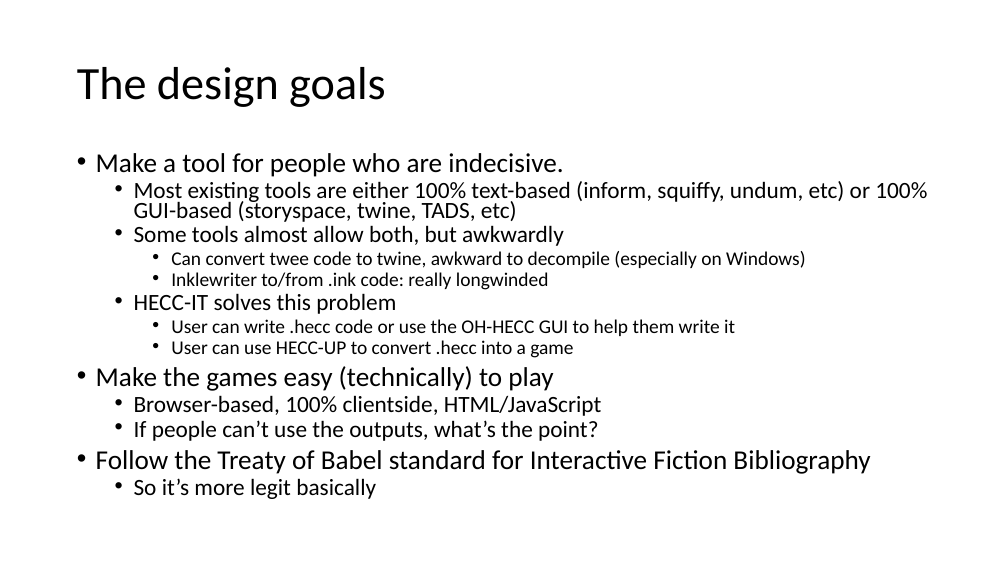
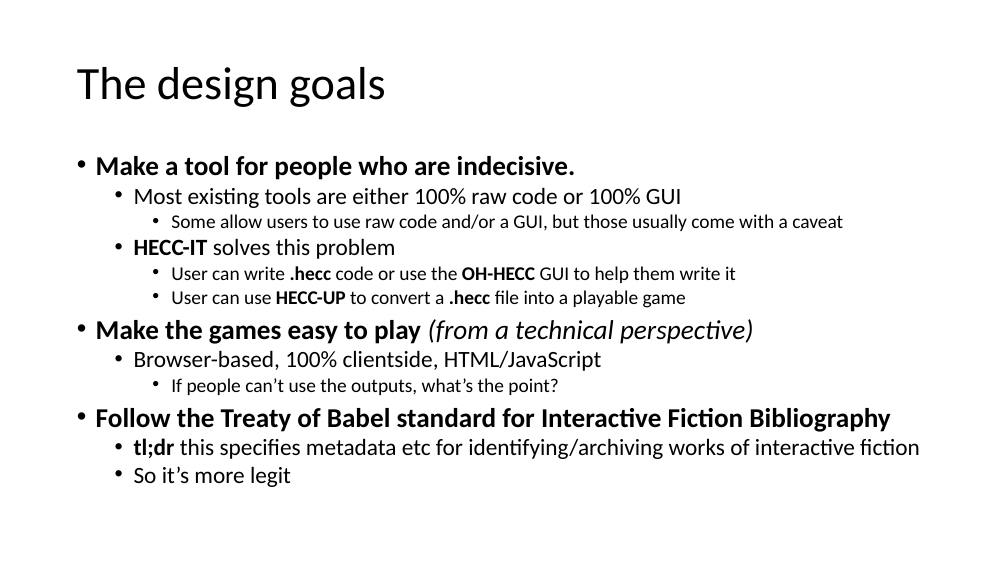
Before and after one commit to 11BelowStudio/HECC-IT, a slide deck: slide 5 of Reports n such/Week 11 Presentation.pptx (slide 3 before the commit). Drawn at 1008x567 pixels with LibreOffice and Linux fonts; fonts in the diff are those of the drawing. Boxes give left, top, right and bottom in pixels: in the first picture for what was removed or moved away, otherwise in the second. Text is boxed around its words. In the diff, an @@ line names an element or a change of style, - is before the commit and + after.

```diff
--- a/Reports n such/Week 11 Presentation.pptx
+++ b/Reports n such/Week 11 Presentation.pptx
@@ text at bbox=[96, 156, 890, 432]: bold on in "Make a tool for people who are ...", "HECC-IT", ".hecc OH-HECC", "Follow the Treaty of Babel standard for ..."; size 22.2 to 18.5 pt in "If people can’t use the outputs, what’s ..."; line spacing 0.7 to 0.8; list level 2 to 3 in "If people can’t use the ..." @@
@@ text at bbox=[134, 187, 843, 231]: text changed; size 22.2 to 18.5 pt @@
-  • Most existing tools are either 100% text-based (inform, squiffy, undum, etc) or 100% GUI-based (storyspace, twine, TADS, etc)
-  • Some tools almost allow both, but awkwardly
-    • Can convert twee code to twine, awkward to decompile (especially on Windows)
-    • Inklewriter to/from .ink code: really longwinded
+  • Most existing tools are either 100% raw code or 100% GUI
+    • Some allow users to use raw code and/or a GUI, but those usually come with a caveat
@@ text at bbox=[96, 290, 754, 344]: text changed @@
-    • User can use HECC-UP to convert .hecc into a game
-• Make the games easy (technically) to play
+    • User can use HECC-UP to convert a .hecc file into a playable game
+• Make the games easy to play (from a technical perspective)
@@ text at bbox=[134, 438, 920, 487]: text changed @@
-  • So it’s more legit basically
+  • tl;dr this specifies metadata etc for identifying/archiving works of interactive fiction
+  • So it’s more legit
```
Also in this commit, not shown: 9 other slides changed, 8 slides added, 1 slide removed, 2 other files.
